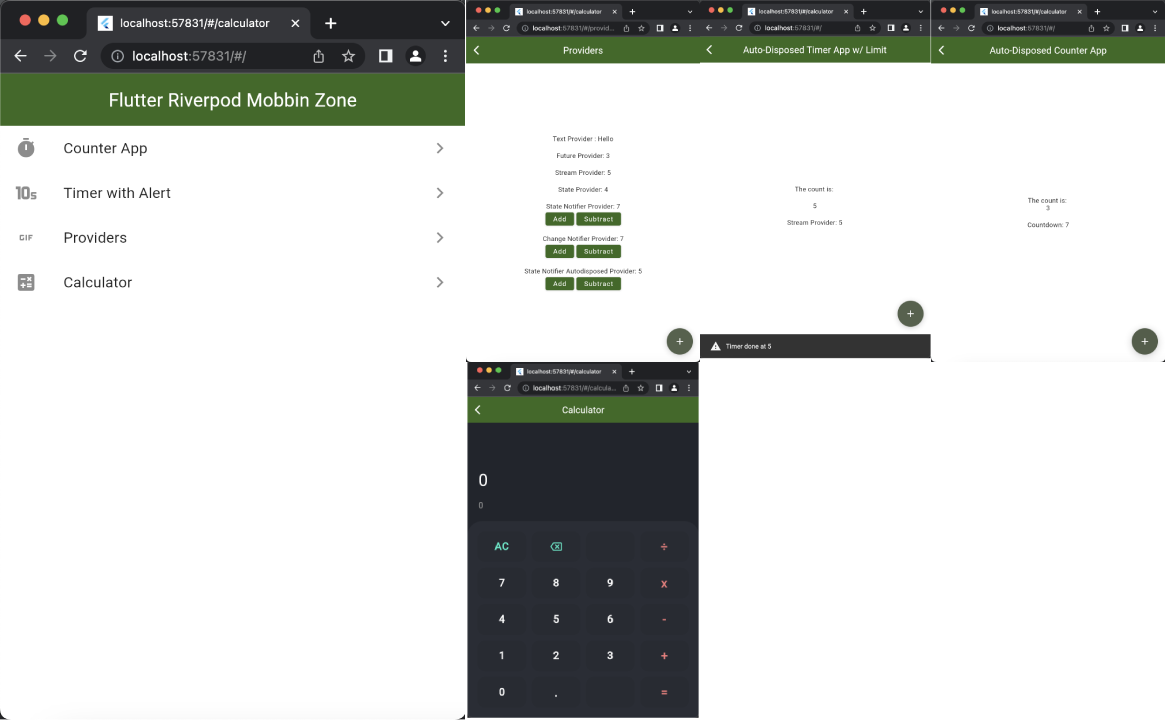
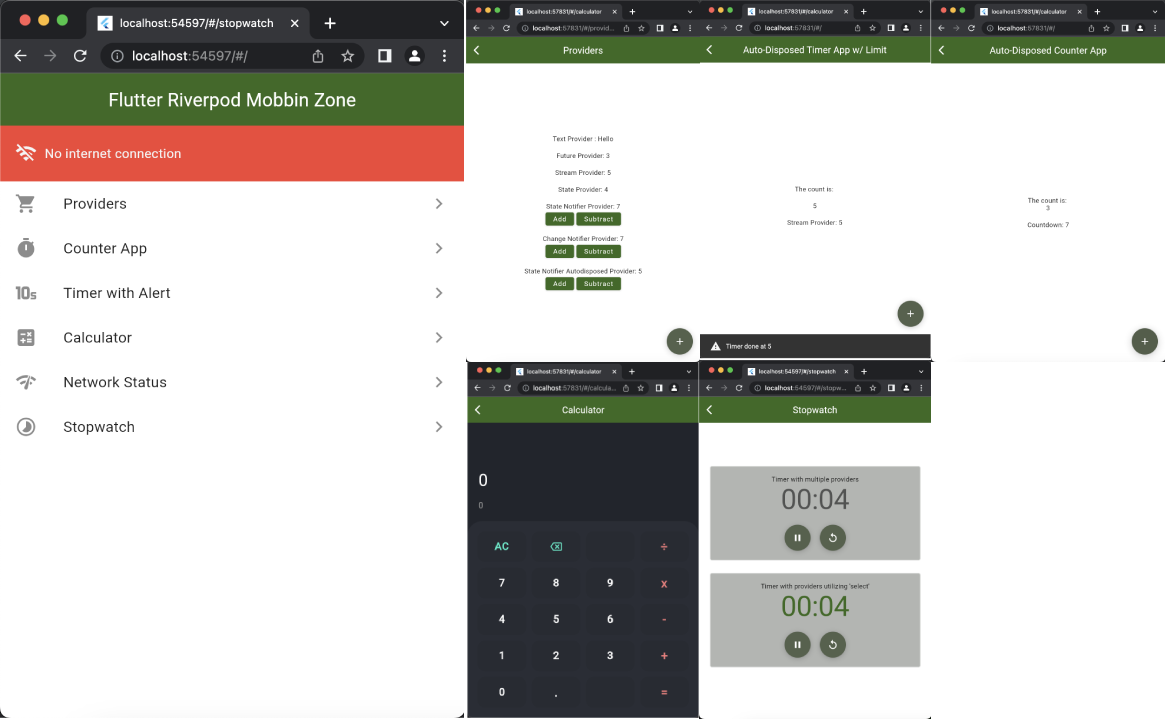
Revision of a layered 1165 × 720 image; what changed, layer by layer:
renamed "Layer 5" to "Layer 12", moved it above "Layer 10", painted on it over [0,0,465,720]
added layer "Layer 10" above "Layer 9" over [699,360,931,719]
